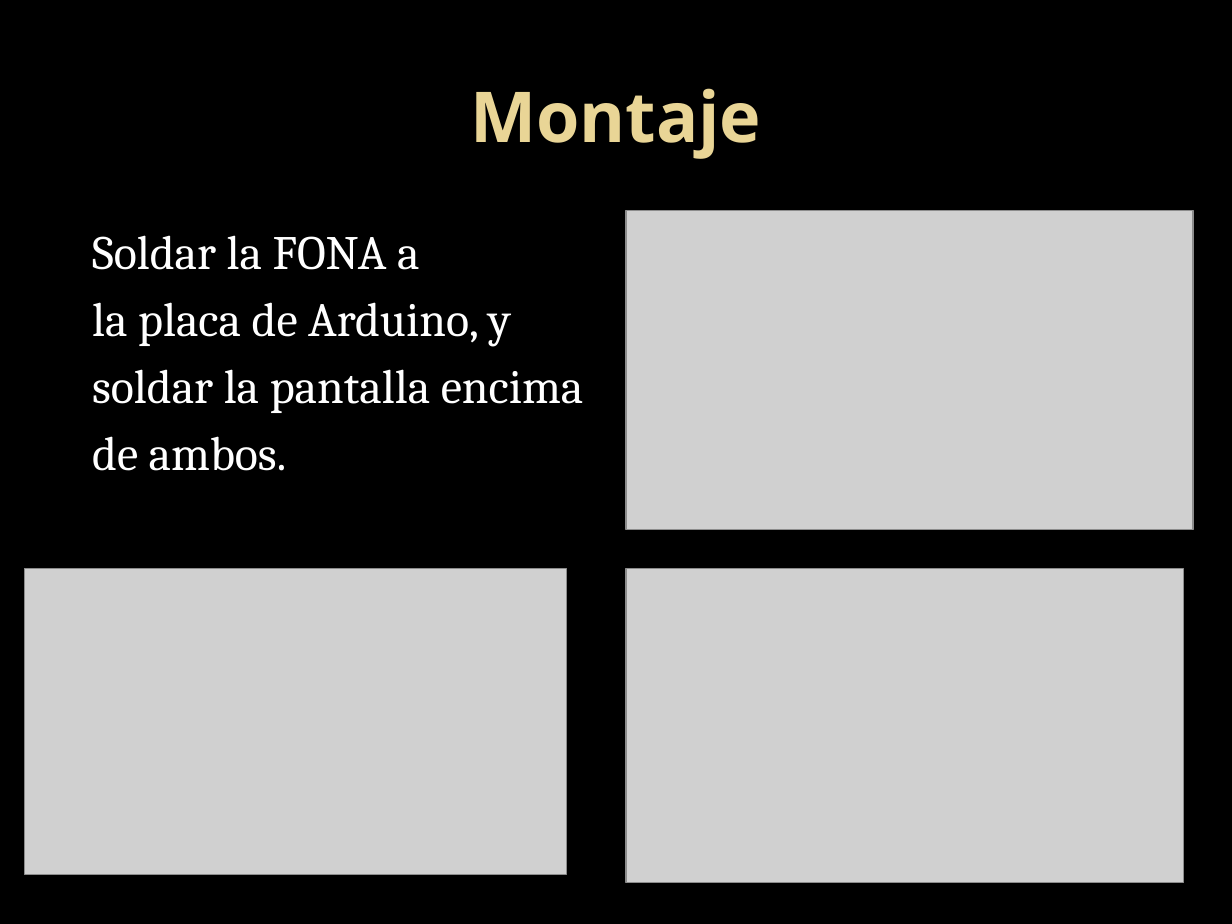
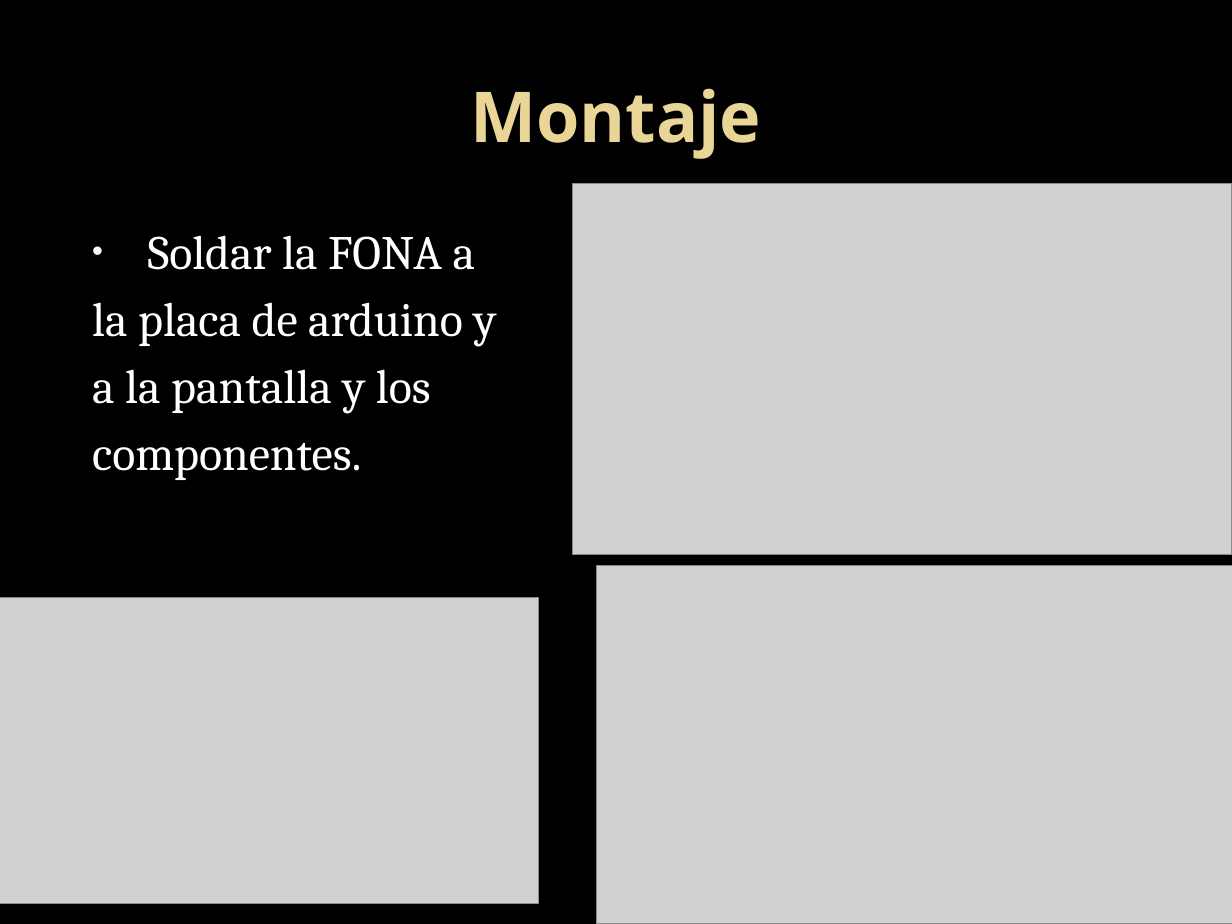
Before and after one commit to JaimeLLanos/ArduinoPhoneduino, a slide deck: slide 8 of PHONEDUINO.pptx (slide 6 before the commit). Drawn at 1232x924 pixels with LibreOffice and Linux fonts; fonts in the diff are those of the drawing; grey boxes stand for pictures; background and template pictures are left out. Boxes give left, top, right and bottom in pixels: in the first picture for what was removed or moved away, otherwise in the second. Text is boxed around its words. In the diff, an @@ line names an element or a change of style, - is before the commit and + after.

```diff
--- a/PHONEDUINO.pptx
+++ b/PHONEDUINO.pptx
@@ picture: place and size @@
-picture at box(626, 211, 1193, 530)
+picture at box(573, 184, 1232, 554)
@@ text at box(148, 235, 476, 270): bullet none to • @@
@@ text at box(92, 302, 496, 480): text changed @@
-la placa de Arduino, y
-soldar la pantalla encima
-de ambos.
+la placa de arduino y
+a la pantalla y los
+componentes.
@@ picture: place and size @@
-picture at box(626, 569, 1183, 883)
+picture at box(596, 565, 1232, 924)
@@ picture: place and size @@
-picture at box(25, 569, 567, 875)
+picture at box(0, 598, 538, 903)
```
Also in this commit, not shown: 7 other slides changed, 3 slides added.
